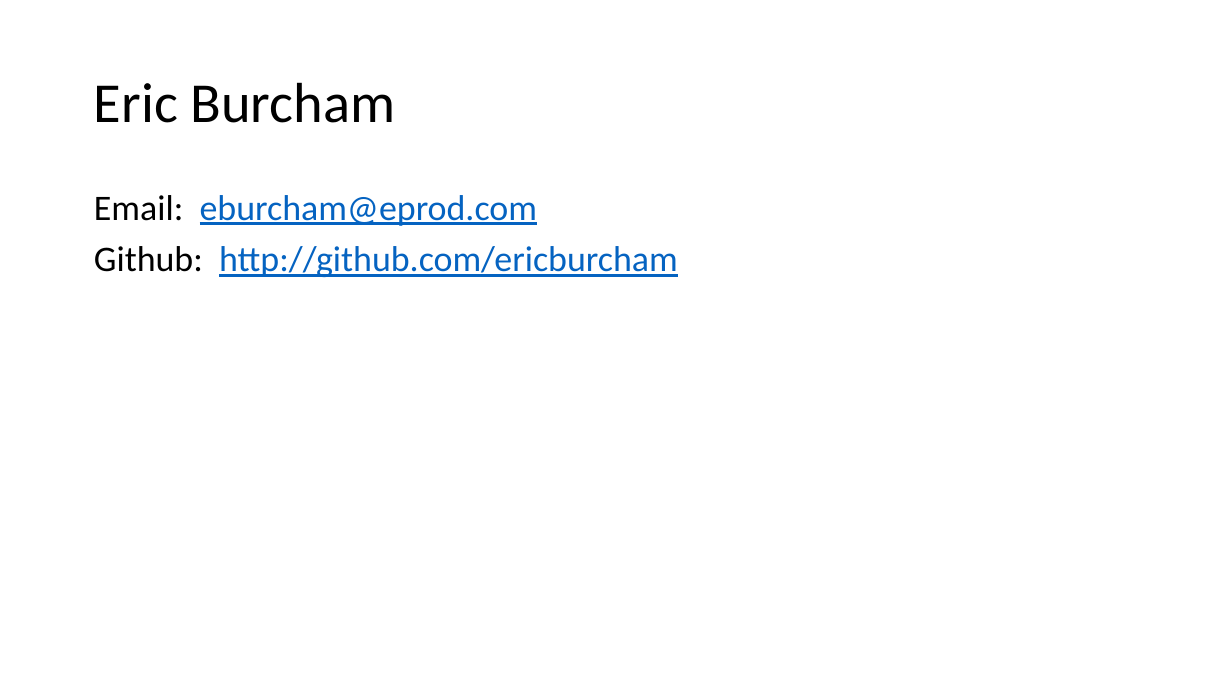
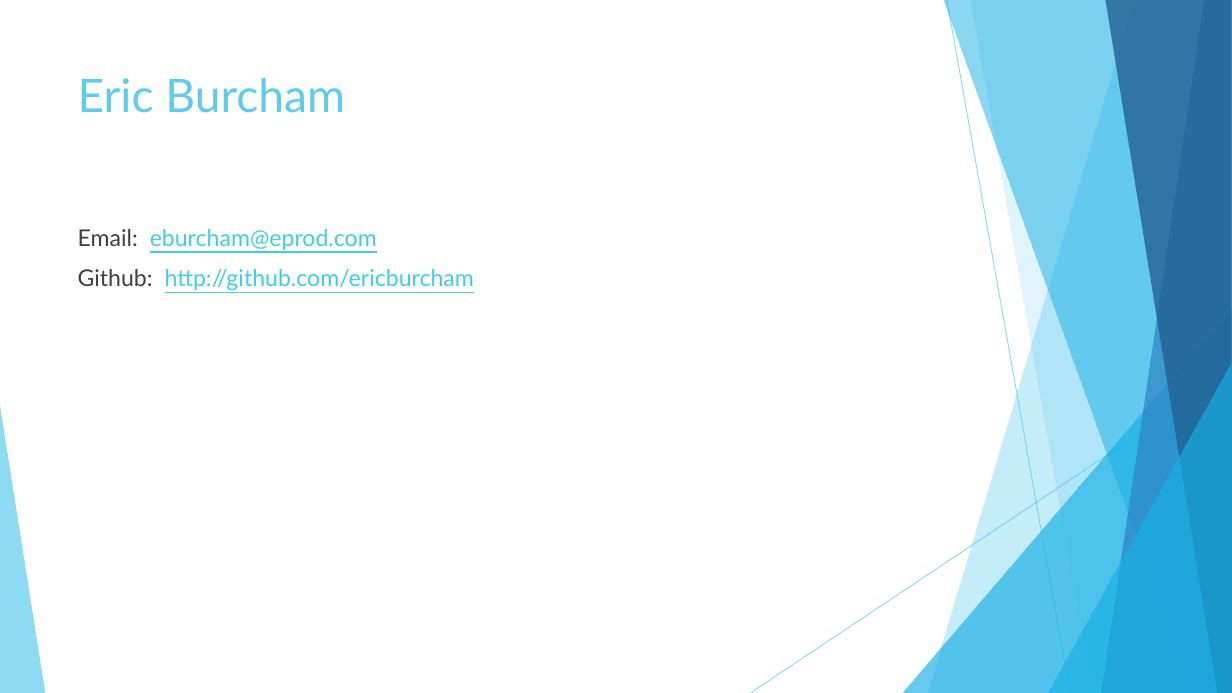
Before and after one commit to EnterpriseProductsLP/tag-tech-spikes, a slide deck: slide 2 of src/end-to-end-example/Presentation/Clean Architecture with .Net Core.pptx. Drawn at 1232x693 pixels with LibreOffice and Linux fonts; fonts in the diff are those of the drawing. Boxes give left, top, right and bottom in pixels: in the first picture for what was removed or moved away, otherwise in the second. Text is boxed around its words. In the diff, an @@ line names an element or a change of style, - is before the commit and + after.

```diff
--- a/src/end-to-end-example/Presentation/Clean Architecture with .Net Core.pptx
+++ b/src/end-to-end-example/Presentation/Clean Architecture with .Net Core.pptx
@@ title "Eric Burcham": place and size @@
-title "Eric Burcham" at [94, 82, 396, 123]
+title "Eric Burcham" at [78, 78, 345, 113]
@@ title "Eric Burcham" at [78, 78, 345, 113]: size 44 to 36 pt, font Calibri to Lato, text colour #000000 to #5FCBEF; line spacing 0.9 to 1; vertical alignment middle to top @@
@@ text "Email: eburcham@eprod.com": place and size @@
-text "Email: eburcham@eprod.com" at [94, 195, 678, 277]
+text "Email: eburcham@eprod.com" at [78, 229, 474, 290]
@@ text "Email: eburcham@eprod.com" at [78, 229, 474, 290]: size 28 to 18 pt, font Calibri to Lato; text colour #000000 to #404040 in "Email:", "Github:"; text colour #0563C1 to #3FCDE7 in "eburcham@eprod.com", "http://github.com/ericburcham"; line spacing 0.9 to 1 @@
@@ group added at [0, 0, 1232, 693]: 5 freeform shapes, 3 triangles, 2 lines @@
```
Also in this commit, not shown: 15 other slides changed, 4 other files.
